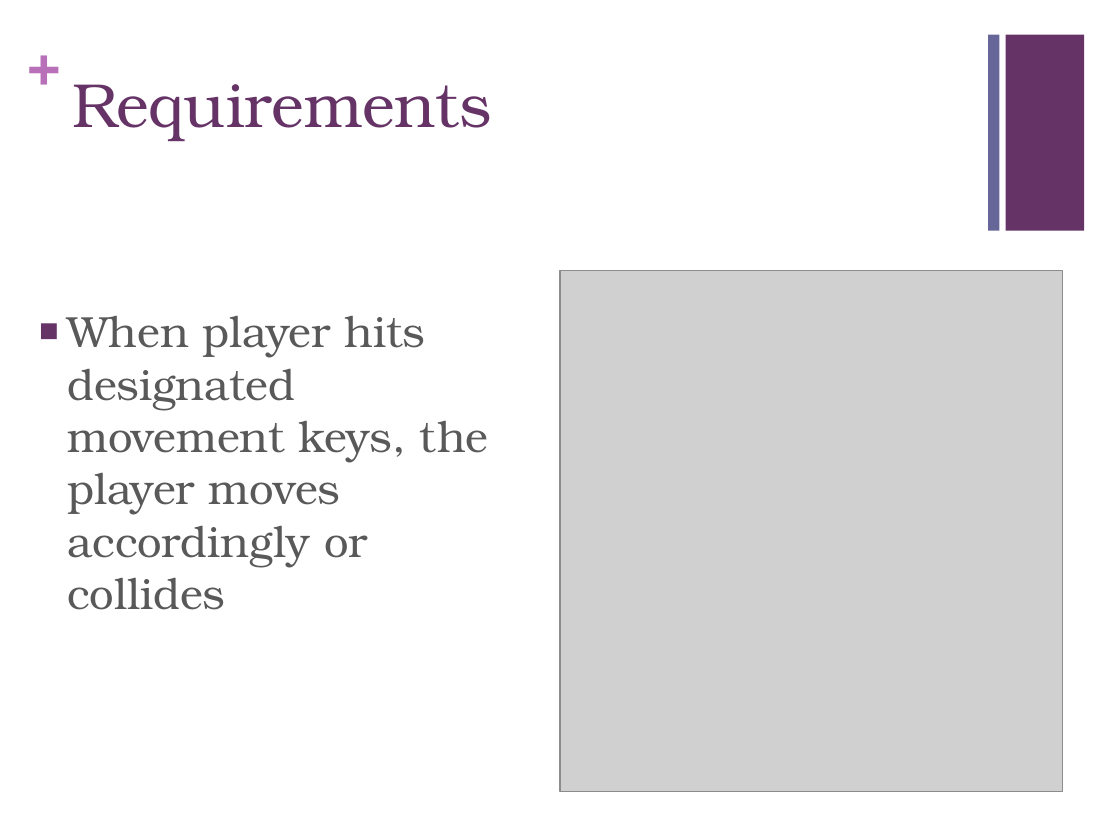
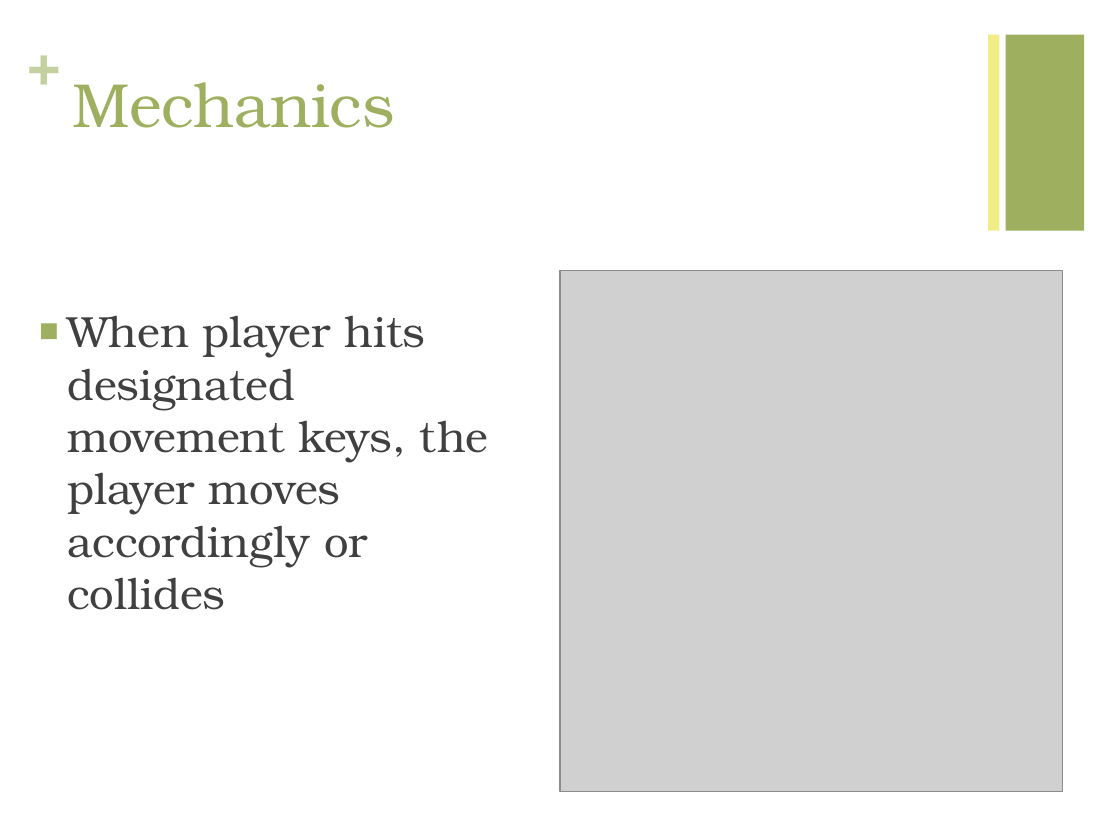
Before and after one commit to juangonzalez/Juan, a slide deck: slide 4 of BomberJuan.pptx (slide 3 before the commit). Drawn at 1120x840 pixels with LibreOffice and Linux fonts; fonts in the diff are those of the drawing; grey boxes stand for pictures. Boxes give left, top, right and bottom in pixels: in the first picture for what was removed or moved away, otherwise in the second. Text is boxed around its words. In the diff, an @@ line names an element or a change of style, - is before the commit and + after.

```diff
--- a/BomberJuan.pptx
+++ b/BomberJuan.pptx
@@ text "+" at <box>27,28,59,96</box>: text colour #B870B8 to #C5D0A0 @@
@@ rectangle at <box>988,35,999,231</box>: fill #666699 to #F2EC86 @@
@@ rectangle at <box>1006,35,1084,231</box>: fill #663366 to #9EB060 @@
@@ title at <box>72,82,394,128</box>: text changed; text colour #663366 to #9EB060 @@
-Requirements
+Mechanics
@@ text "When player hits designated movement ..." at <box>67,315,489,610</box>: text colour #595959 to #404040; bullet colour #663366 to #9EB060 @@
```
Also in this commit, not shown: 9 other slides changed, 1 slide added, 4 other files.
